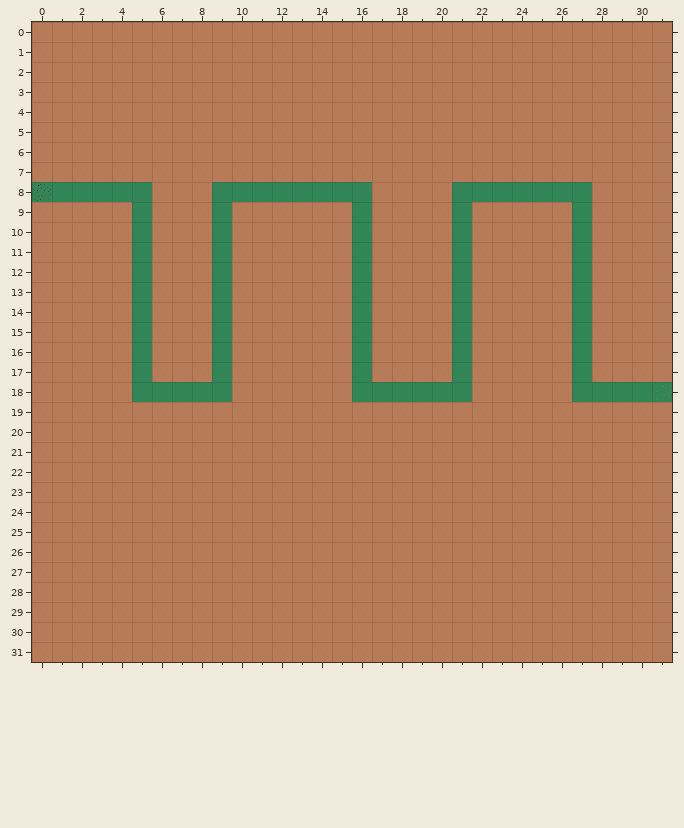
Tiled map, stored at tower-defense/tower-defense-desktop/bin/data/world/level1/level.tmx. The first picture shows the starting point.
Cells are 32x32 px. Shown: x 0..31, y 0..31. Tiles whose own drawing changed are shown in their newer look in all pictures.
New version:
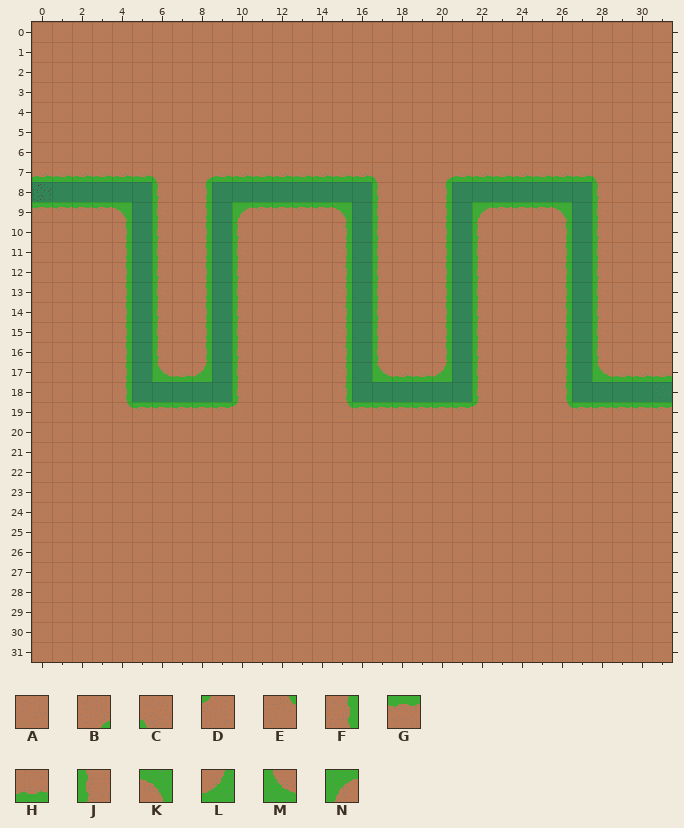
Key: from "tiles": A 0, B 7, C 8, D 9, E 10, F 12, G 13, H 14, J 15, K 16, L 17, M 18, N 19.
_ is an empty cell.
Difference:
Layer "Ground":
Tile A becomes tile B in row 7 at x 8 and 20.
Tile A becomes tile C in row 7 at x 6, 17 and 28.
Tile A becomes tile D in row 19 at x 10 and 22.
Tile A becomes tile E in row 19 at x 4, 15 and 26.
Tile A becomes tile F in rows 8 to 9 at x 8 and 20; in rows 10 to 16 at x 4, 8, 15, 20 and 26; in rows 17 to 18 at x 4, 15 and 26.
Tile A becomes tile G in row 9 at x 0 to 3, 11 to 14 and 23 to 25; in row 19 at x 5 to 9, 16 to 21 and 27 to 31.
Tile A becomes tile H in row 7 at x 0 to 5, 9 to 16 and 21 to 27; in row 17 at x 7, 18 to 19 and 29 to 31.
Tile A becomes tile J in rows 8 to 9 at x 6, 17 and 28; in rows 10 to 16 at x 6, 10, 17, 22 and 28; in rows 17 to 18 at x 10 and 22.
Tile A becomes tile K in row 9 at x 4, 15 and 26.
Tile A becomes tile L in row 17 at x 8 and 20.
Tile A becomes tile M in row 17 at x 6, 17 and 28.
Tile A becomes tile N in row 9 at x 10 and 22.
Boxes around the changes in both pictures, in picture pixels (x1, y1, x2, y2):
changed: (32, 162, 672, 422)
